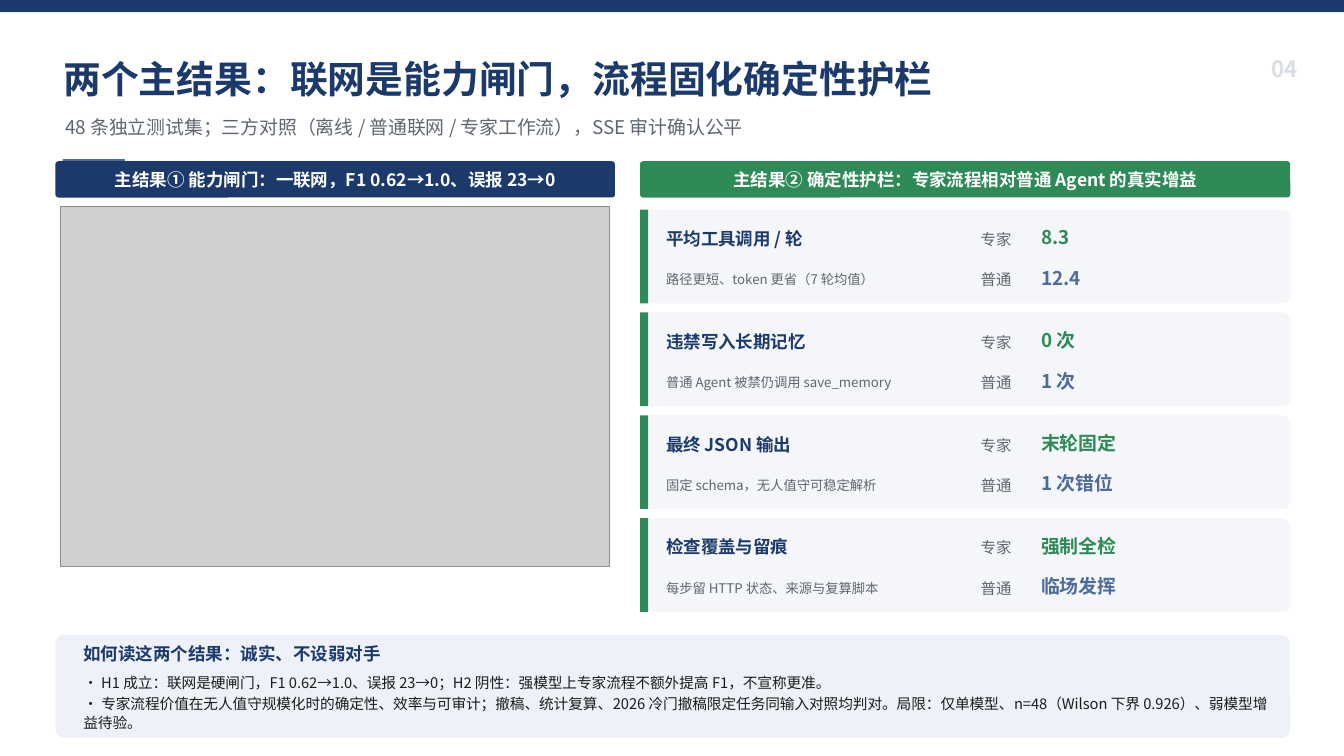
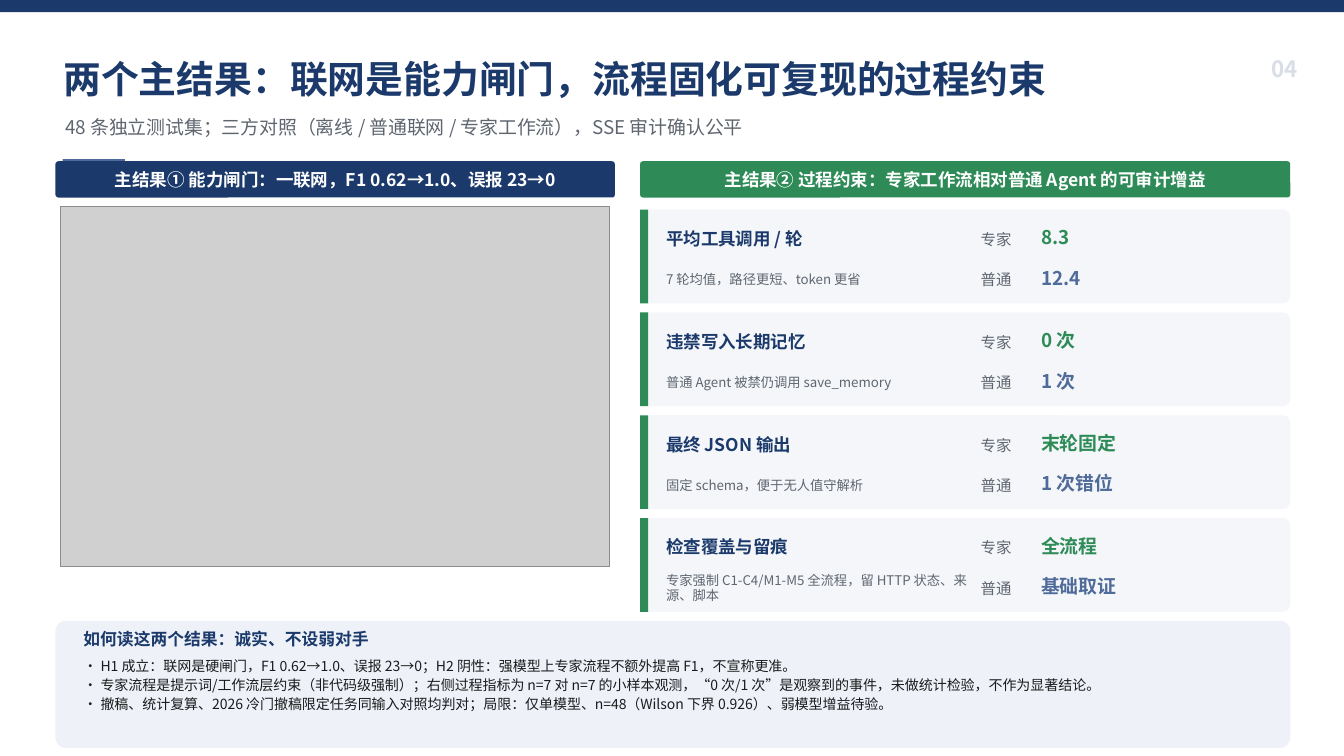
Before and after one commit to medisean/sciencepal-paper-verifier, a slide deck: slide 4 of assets/科研论文核查员.pptx. Drawn at 1344x756 pixels with LibreOffice and Linux fonts; fonts in the diff are those of the drawing; grey boxes stand for pictures. Boxes give left, top, right and bottom in pixels: in the first picture for what was removed or moved away, otherwise in the second. Text is boxed around its words. In the diff, an @@ line names an element or a change of style, - is before the commit and + after.

```diff
--- a/assets/科研论文核查员.pptx
+++ b/assets/科研论文核查员.pptx
@@ text at [63, 61, 1046, 98]: text changed @@
-两个主结果：联网是能力闸门，流程固化确定性护栏
+两个主结果：联网是能力闸门，流程固化可复现的过程约束
@@ text at [725, 171, 1206, 191]: text changed @@
-主结果② 确定性护栏：专家流程相对普通 Agent 的真实增益
+主结果② 过程约束：专家工作流相对普通 Agent 的可审计增益
@@ text at [666, 273, 861, 285]: text changed @@
-路径更短、token 更省（7 轮均值）
+7 轮均值，路径更短、token 更省
@@ text at [666, 479, 864, 491]: text changed @@
-固定 schema，无人值守可稳定解析
+固定 schema，便于无人值守解析
@@ text at [1041, 537, 1097, 555]: text changed @@
-强制全检
+全流程
@@ text at [666, 574, 967, 601]: text changed @@
-每步留 HTTP 状态、来源与复算脚本
+专家强制 C1-C4/M1-M5 全流程，留 HTTP 状态、来源、脚本
@@ text at [1041, 577, 1116, 595]: text changed @@
-临场发挥
+基础取证
@@ rounded rectangle: place and size @@
-rounded rectangle at [55, 635, 1291, 738]
+rounded rectangle at [55, 621, 1291, 748]
@@ text "如何读这两个结果：诚实、不设弱对手": place and size @@
-text "如何读这两个结果：诚实、不设弱对手" at [83, 645, 380, 662]
+text "如何读这两个结果：诚实、不设弱对手" at [83, 630, 368, 647]
@@ text "如何读这两个结果：诚实、不设弱对手" at [83, 630, 368, 647]: size 12.5 to 12 pt @@
@@ text "· H1 成立：联网是硬闸门，F1 0.62→1.0、误报 23→0；H2 ...": place and size @@
-text "· H1 成立：联网是硬闸门，F1 0.62→1.0、误报 23→0；H2 ..." at [83, 675, 1267, 729]
+text "· H1 成立：联网是硬闸门，F1 0.62→1.0、误报 23→0；H2 ..." at [101, 659, 1100, 711]
@@ text at [101, 659, 796, 673]: size 10.5 to 10 pt in "· H1 成立：联网是硬闸门，F1 0.62→1.0、误报 23→0；H2 阴性：强模型上专家流程不额外提高 F1，不宣 ..."; line spacing 1.08 to 1.05 @@
@@ text at [101, 678, 1100, 711]: text changed; size 10.5 to 10 pt @@
-· 专家流程价值在无人值守规模化时的确定性、效率与可审计；撤稿、统计复算、2026 冷门撤稿限定任务同输入对照均判对。局限：仅单模型、n=48（Wilson 下界 0.926）、弱模型增益待验。
+· 专家流程是提示词/工作流层约束（非代码级强制）；右侧过程指标为 n=7 对 n=7 的小样本观测，“0 次/1 次”是观察到的事件，未做统计检验，不作为显著结论。
+· 撤稿、统计复算、2026 冷门撤稿限定任务同输入对照均判对；局限：仅单模型、n=48（Wilson 下界 0.926）、弱模型增益待验。
```
Also in this commit, not shown: 1 other slide changed, 8 other files.
